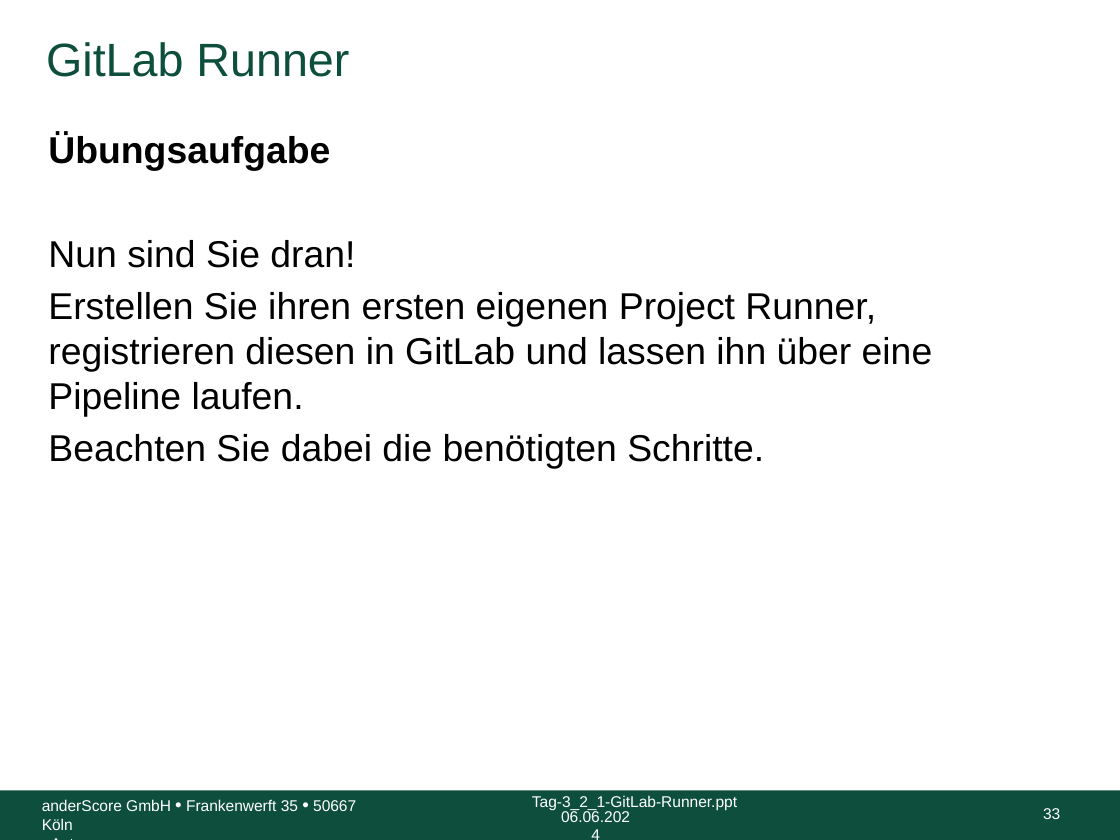
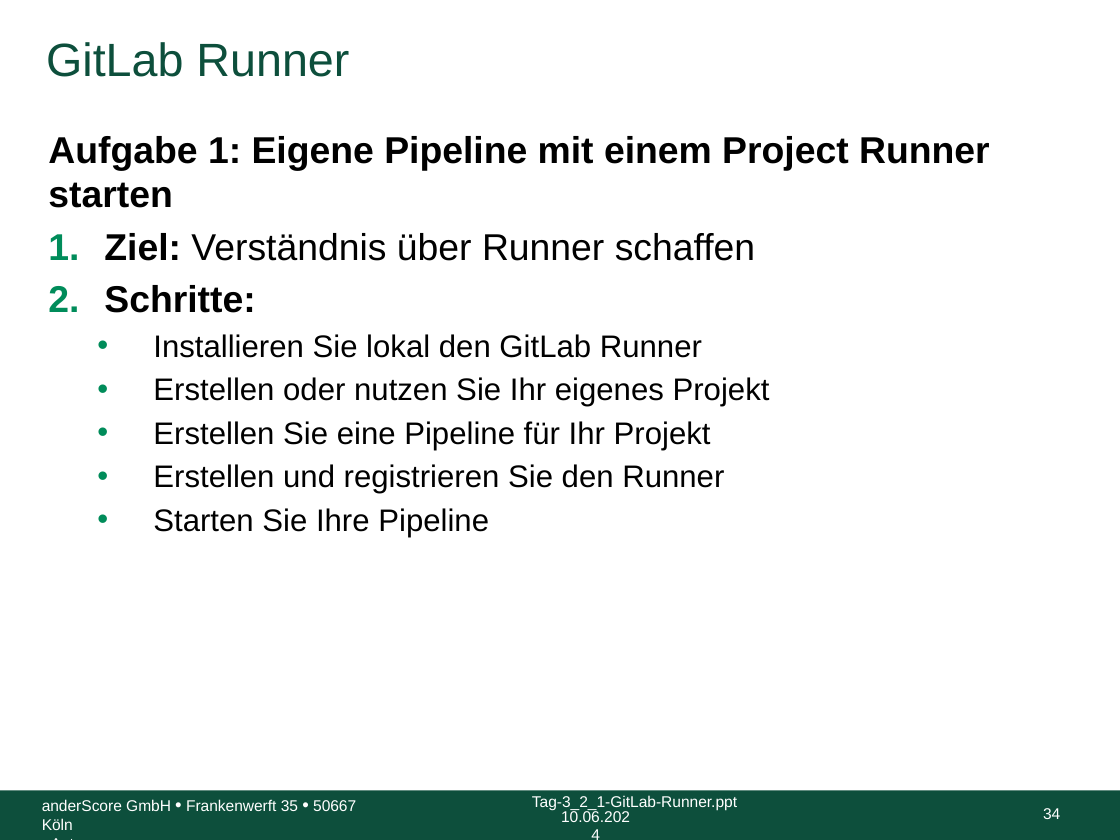
Before and after one commit to anderscore-gmbh/gitlab, a slide deck: slide 34 of slides/Tag-2_3-GitLab-Runner.pptx (slide 33 before the commit). Drawn at 1120x840 pixels with LibreOffice and Linux fonts; fonts in the diff are those of the drawing; background and template pictures are left out. Boxes give left, top, right and bottom in pixels: in the first picture for what was removed or moved away, otherwise in the second. Text is boxed around its words. In the diff, an @@ line names an element or a change of style, - is before the commit and + after.

Commit message:
Fix typo, Übungungsaufgaben ausformuliert

```diff
--- a/slides/Tag-2_3-GitLab-Runner.pptx
+++ b/slides/Tag-2_3-GitLab-Runner.pptx
@@ text at [48, 136, 990, 537]: text changed; size 24 to 20 pt @@
-Übungsaufgabe
-Nun sind Sie dran!
-Erstellen Sie ihren ersten eigenen Project Runner, registrieren diesen in GitLab und lassen ihn über eine Pipeline laufen.
-Beachten Sie dabei die benötigten Schritte.
+Aufgabe 1: Eigene Pipeline mit einem Project Runner starten
+1. Ziel: Verständnis über Runner schaffen
+2. Schritte:
+  • Installieren Sie lokal den GitLab Runner
+  • Erstellen oder nutzen Sie Ihr eigenes Projekt
+  • Erstellen Sie eine Pipeline für Ihr Projekt
+  • Erstellen und registrieren Sie den Runner
+  • Starten Sie Ihre Pipeline
@@ text at [561, 809, 630, 822]: text changed @@
-06.06.2024
+10.06.2024
@@ page number at [1043, 808, 1060, 819]: text changed @@
-33
+34
```
Also in this commit, not shown: 95 other slides changed, 3 slides added, 3 slides removed.
